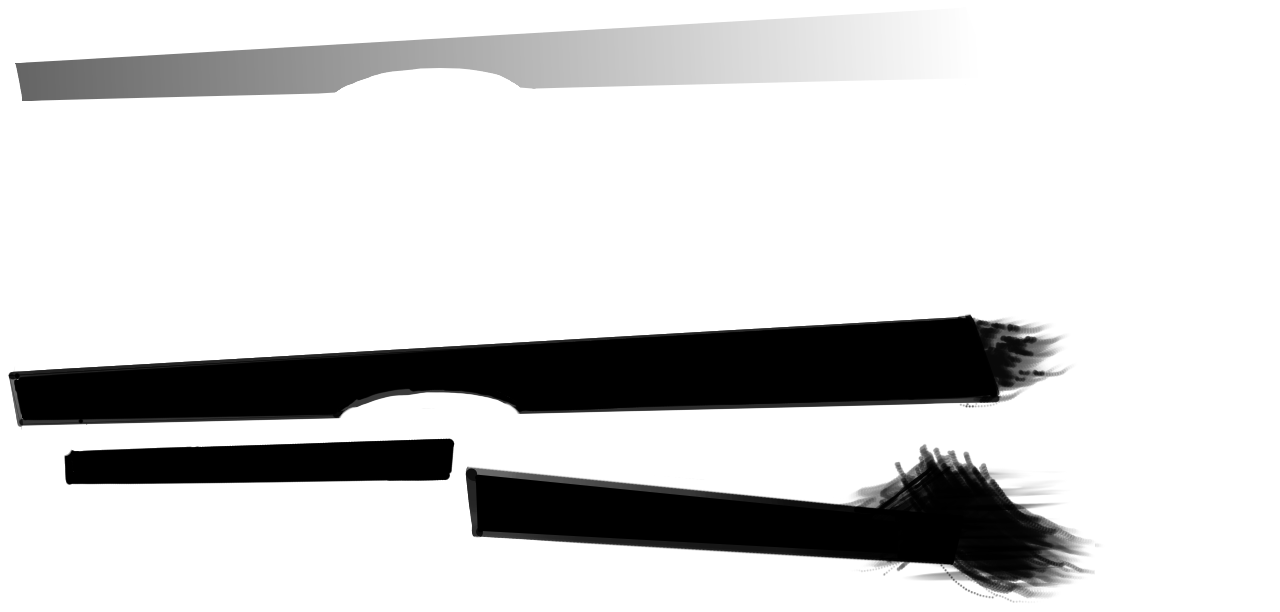
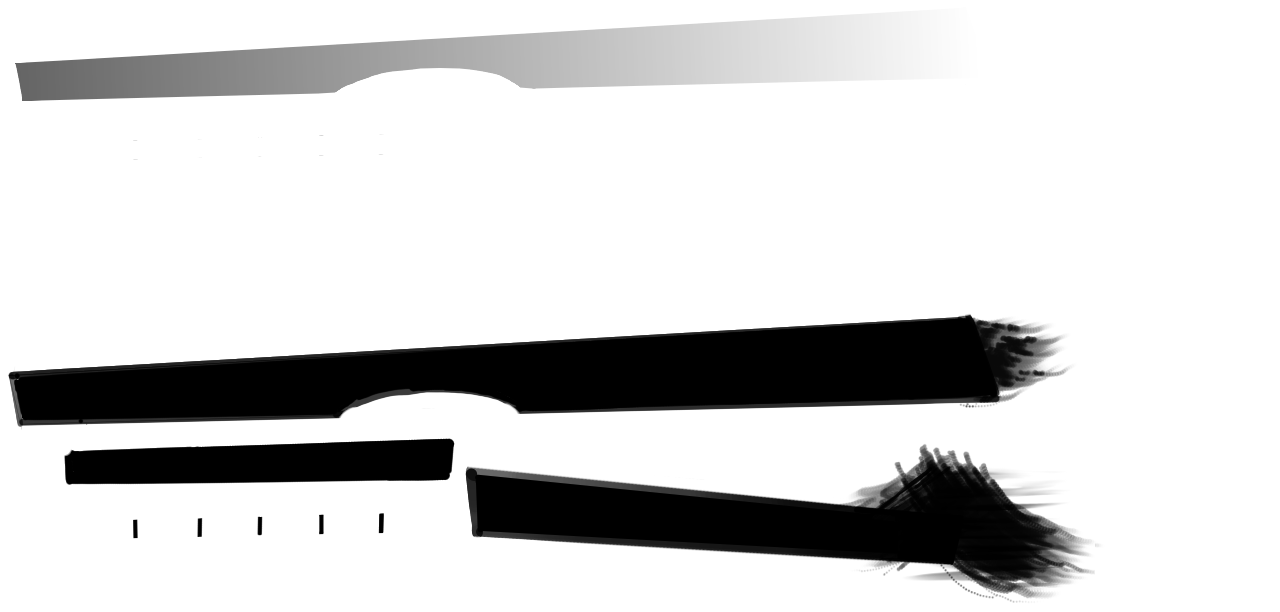
Layered file, before and after one edit (1280x612). Changes by layer:
painted on "Bar" over bbox(133, 134, 384, 160)
painted on "Outline" over bbox(133, 134, 384, 539)
painted on "Background" over bbox(133, 134, 384, 539)
